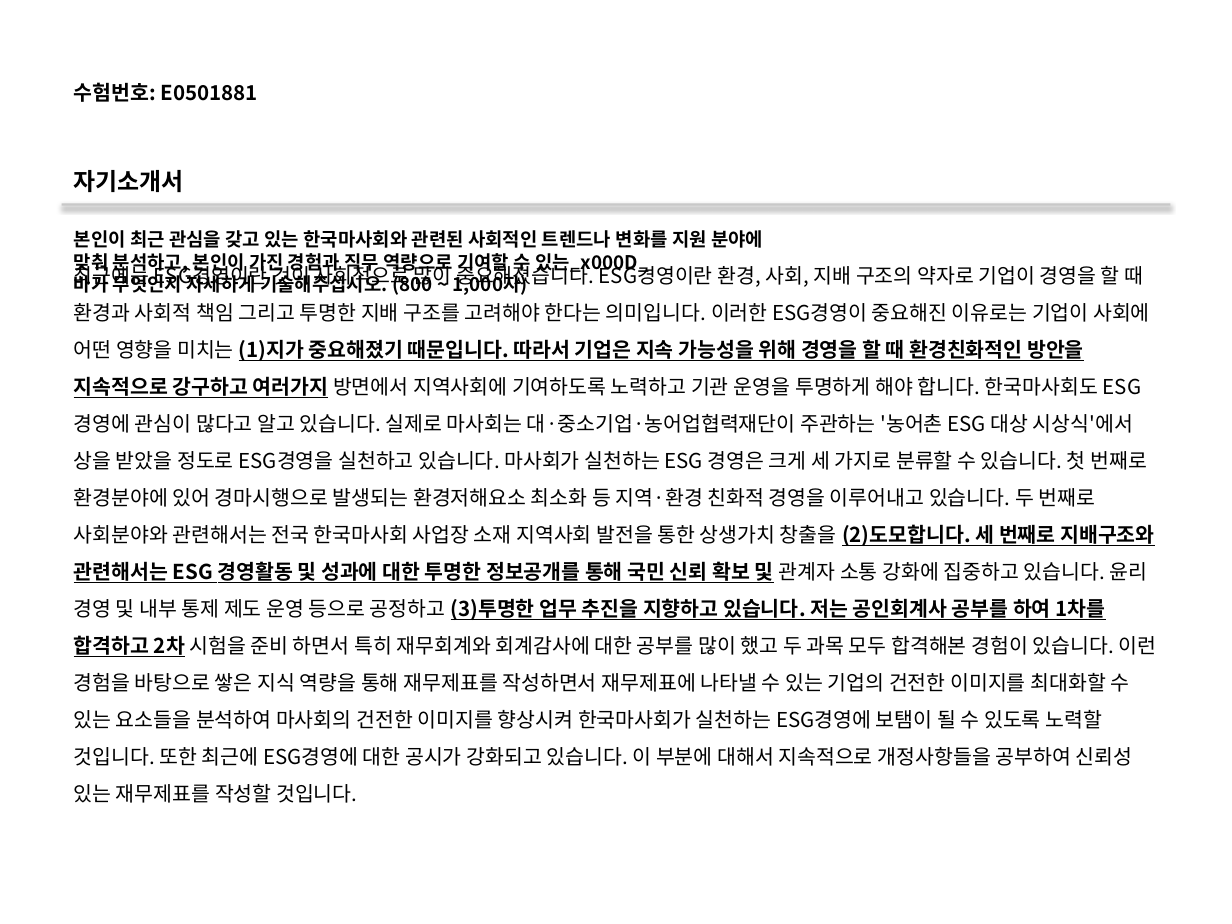
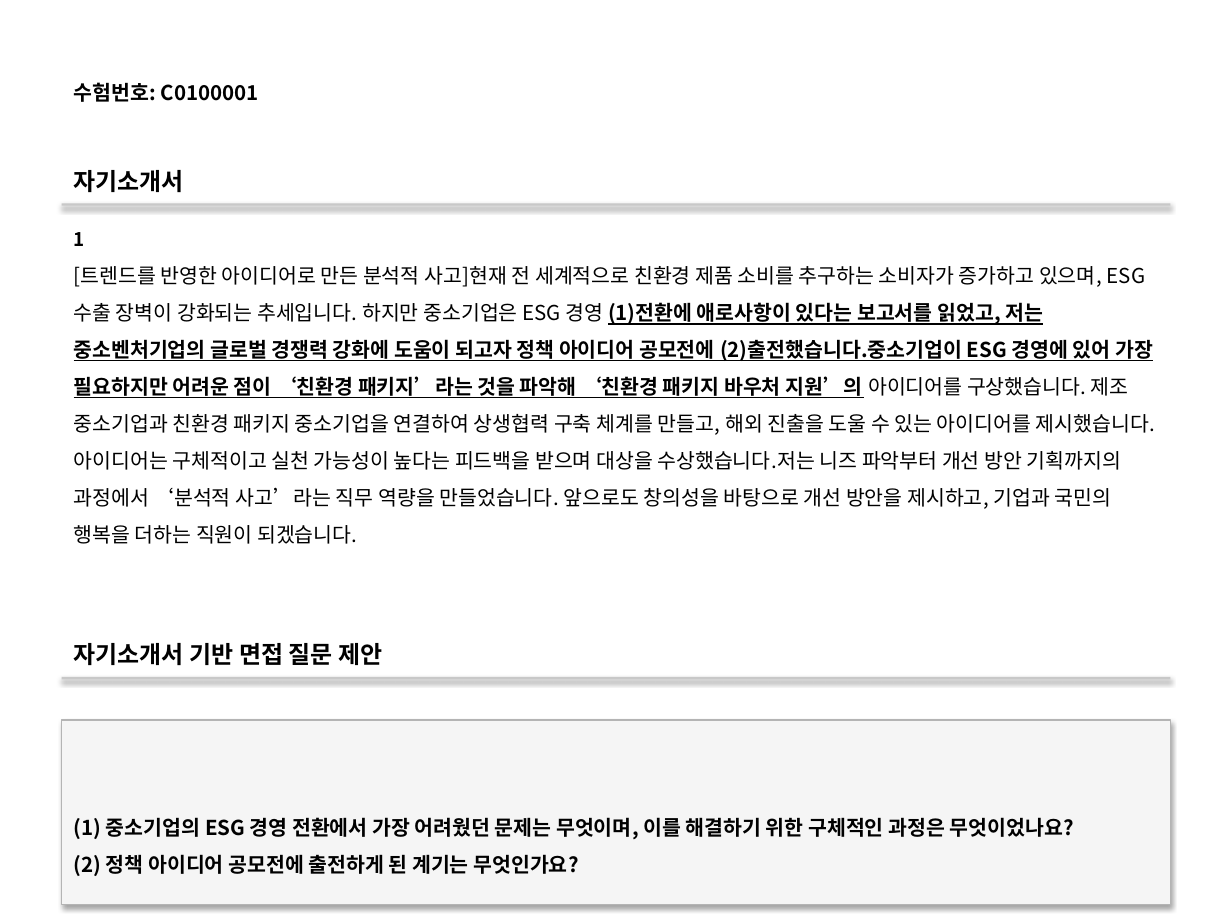
Before and after one commit to DaeGul2/isbr-auto-questionnaire, a slide deck: slide 1 of flask-server/outputs/output.pptx (slide 45 before the commit). Drawn at 1232x924 pixels with LibreOffice and Linux fonts; fonts in the diff are those of the drawing. Boxes give left, top, right and bottom in pixels: in the first picture for what was removed or moved away, otherwise in the second. Text is boxed around its words. In the diff, an @@ line names an element or a change of style, - is before the commit and + after.

```diff
--- a/flask-server/outputs/output.pptx
+++ b/flask-server/outputs/output.pptx
@@ text at [74, 82, 259, 102]: text changed @@
-수험번호: E0501881
+수험번호: C0100001
@@ text at [74, 232, 85, 246]: text changed @@
-본인이 최근 관심을 갖고 있는 한국마사회와 관련된 사회적인 트렌드나 변화를 지원 분야에 맞춰 분석하고, 본인이 가진 경험과 직무 역량으로 기여할 수 있는_x000D_
-바가 무엇인지 자세하게 기술해주십시오. (800 ~ 1,000자)
+1
@@ text at [74, 266, 1156, 509]: text changed @@
-최근에는 ESG경영이란 것이 사회적으로 많이 중요해졌습니다. ESG경영이란 환경, 사회, 지배 구조의 약자로 기업이 경영을 할 때 환경과 사회적 책임 그리고 투명한 지배 구조를 고려해야 한다는 의미입니다. 이러한 ESG경영이 중요해진 이유로는 기업이 사회에 어떤 영향을 미치는 (1)지가 중요해졌기 때문입니다. 따라서 기업은 지속 가능성을 위해 경영을 할 때 환경친화적인 방안을 지속적으로 강구하고 여러가지 방면에서 지역사회에 기여하도록 노력하고 기관 운영을 투명하게 해야 합니다. 한국마사회도 ESG경영에 관심이 많다고 알고 있습니다. 실제로 마사회는 대·중소기업·농어업협력재단이 주관하는 '농어촌 ESG 대상 시상식'에서 상을 받았을 정도로 ESG경영을 실천하고 있습니다. 마사회가 실천하는 ESG 경영은 크게 세 가지로 분류할 수 있습니다. 첫 번째로 환경분야에 있어 경마시행으로 발생되는 환경저해요소 최소화 등 지역·환경 친화적 경영을 이루어내고 있습니다. 두 번째로 사회분야와 관련해서는 전국 한국마사회 사업장 소재 지역사회 발전을 통한 상생가치 창출을 (2)도모합니다. 세 번째로 지배구조와 관련해서는 ESG 경영활동 및 성과에 대한 투명한 정보공개를 통해 국민 신뢰 확보 및 관계자 소통 강화에 집중하고 있습니다. 윤리 경영 및 내부 통제 제도 운영 등으로 공정하고 (3)투명한 업무 추진을 지향하고 있습니다. 저는 공인회계사 공부를 하여 1차를 합격하고 2차 시험을 준비 하면서 특히 재무회계와 회계감사에 대한 공부를 많이 했고 두 과목 모두 합격해본 경험이 있습니다. 이런 경험을 바탕으로 쌓은 지식 역량을 통해 재무제표를 작성하면서 재무제표에 나타낼 수 있는 기업의 건전한 이미지를 최대화할 수 있는 요소들을 분석하여 마사회의 건전한 이미지를 향상시켜 한국마사회가 실천하는 ESG경영에 보탬이 될 수 있도록 노력할 것입니다. 또한 최근에 ESG경영에 대한 공시가 강화되고 있습니다. 이 부분에 대해서 지속적으로 개정사항들을 공부하여 신뢰성 있는 재무제표를 작성할 것입니다.
+[트렌드를 반영한 아이디어로 만든 분석적 사고]현재 전 세계적으로 친환경 제품 소비를 추구하는 소비자가 증가하고 있으며, ESG 수출 장벽이 강화되는 추세입니다. 하지만 중소기업은 ESG 경영 (1)전환에 애로사항이 있다는 보고서를 읽었고, 저는 중소벤처기업의 글로벌 경쟁력 강화에 도움이 되고자 정책 아이디어 공모전에 (2)출전했습니다.중소기업이 ESG 경영에 있어 가장 필요하지만 어려운 점이 ‘친환경 패키지’라는 것을 파악해 ‘친환경 패키지 바우처 지원’의 아이디어를 구상했습니다. 제조 중소기업과 친환경 패키지 중소기업을 연결하여 상생협력 구축 체계를 만들고, 해외 진출을 도울 수 있는 아이디어를 제시했습니다. 아이디어는 구체적이고 실천 가능성이 높다는 피드백을 받으며 대상을 수상했습니다.저는 니즈 파악부터 개선 방안 기획까지의 과정에서 ‘분석적 사고’라는 직무 역량을 만들었습니다. 앞으로도 창의성을 바탕으로 개선 방안을 제시하고, 기업과 국민의 행복을 더하는 직원이 되겠습니다.
@@ text "자기소개서 기반 면접 질문 제안" rewrapped from [116, 673, 991, 803] to [74, 643, 382, 665] @@
@@ rectangle added at [62, 678, 1170, 680], fill #C8C8C8 @@
@@ rectangle added at [62, 719, 1170, 904], fill #F5F5F5, outline #B4B4B4 0.75 pt, 12 pt, text #000000, bold @@
+(1) 중소기업의 ESG 경영 전환에서 가장 어려웠던 문제는 무엇이며, 이를 해결하기 위한 구체적인 과정은 무엇이었나요?
+(2) 정책 아이디어 공모전에 출전하게 된 계기는 무엇인가요?
```
Also in this commit, not shown: 3 other slides changed, 192 slides removed, 4 other files.
